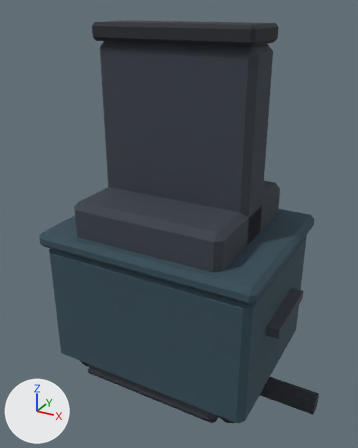
The glTF model public/models/env-kit.glb, before and after one commit.
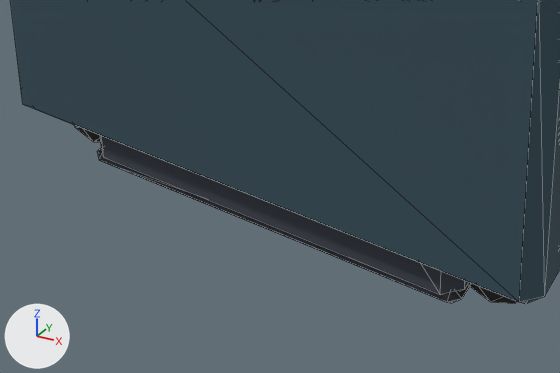
The first picture shows the older version from a 50 mm camera at (1.42, -2.63, 2.38) aimed at (0.01, -0.05, 1.1). The close-ups show the older and then the newer version on the part from 15% to 70% of the width and 71% to 100% of the height of that picture. Only the edits that show in the close-ups are written down. Arrows for +X, +Y and +Z are at lower left; the lights stay in place. The close-ups show mesh edges as thin lines.

Objects in the first close-up: 'floor_slab', 'prop_dumpster', 'wall_block'.
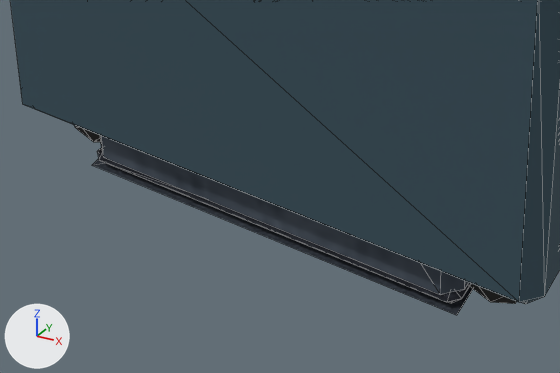
Edits to the scene script, one JSON object a line:
```json
{"op": "add", "block": "img_asphalt", "code": ["img_asphalt = load_image('asphalt', '_unpacked/asphalt', 256, 256, 'sRGB')"]}
{"op": "add", "block": "mat_asphalt", "code": ["mat_asphalt = principled_material('asphalt')", "mat_asphalt.texture = img_asphalt", "mat_asphalt.roughness = 0.9"]}
{"op": "add", "block": "me_street_tile", "code": ["me_street_tile = bpy.data.meshes.new('street_tile')", "me_street_tile.from_pydata(...)  # 4 vertices, 2 faces; spans x -0.5..0.5, y -0.5..0.5, z 0.0", "me_street_tile.materials.append(mat_asphalt)  # picture img_asphalt"]}
{"op": "add", "block": "ob_street_tile", "code": ["ob_street_tile = bpy.data.objects.new('street_tile', me_street_tile)", "ob_street_tile.location = (0.0, 0.0, 0.0)"]}
```

What differs and where, as boxes (x1, y1, x2, y2) in the close-ups (560 x 373 px):
```json
{"object": "street_tile", "change": "added", "after": [92, 159, 473, 315]}
{"object": "floor_slab", "change": "unchanged, covered by the edit", "before": [98, 147, 470, 303]}
{"object": "floor_grate", "change": "unchanged, uncovered by the edit", "after": [98, 147, 470, 303]}
```
